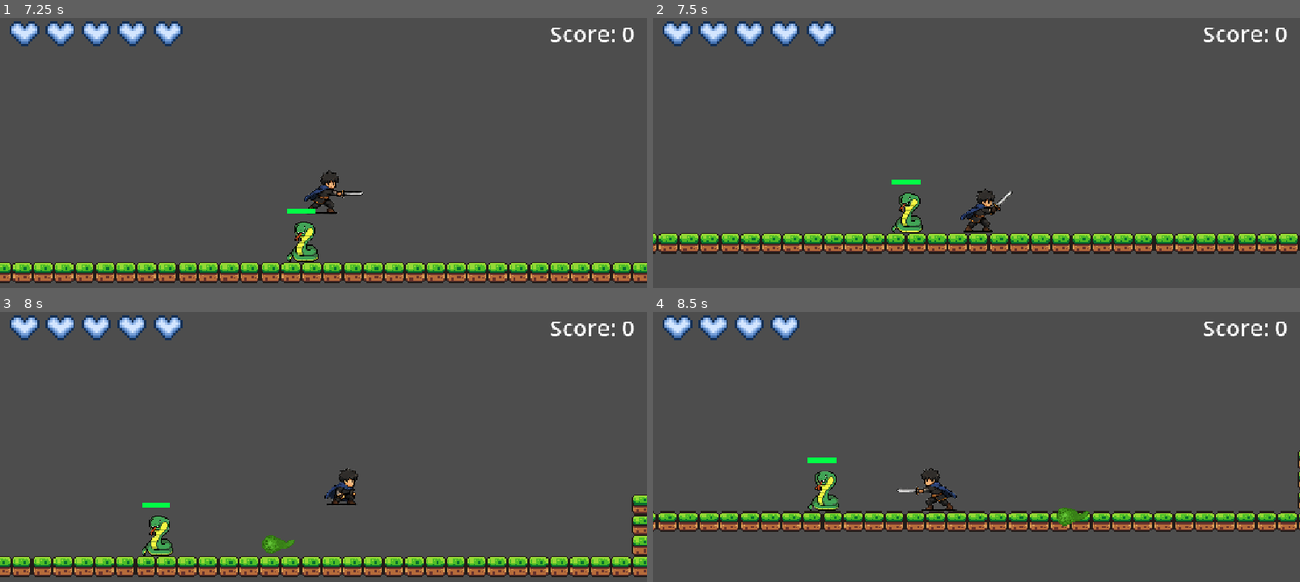
Above: before the commit, frames 1-4 (two rows, left to right).
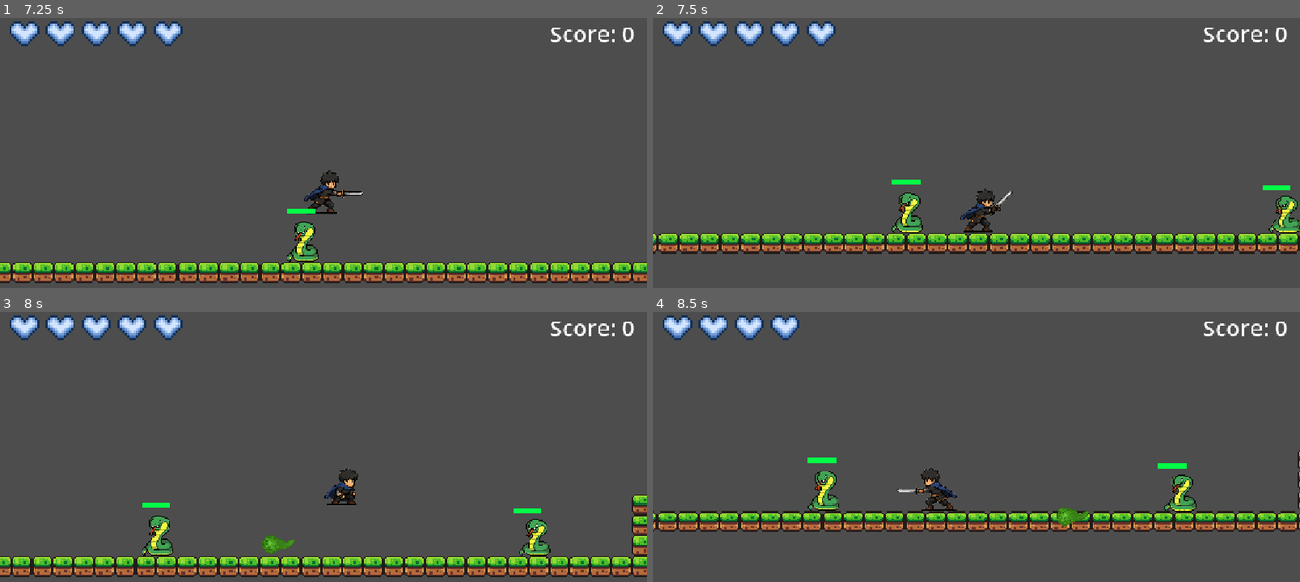
Above: after the commit, the same moments.

Repository: Riel-21/Godot-Game-Project-TCC
Game: Godot game, scene res://Scenes/Testing - Gabriel.tscn
Same seed, same stepped clock (60 frames per second), same inputs: the game is played once before the commit and once after it.
Inputs:
- Up to frame 1 (7.25 s): hold Right (move right) 0.53-2.03 s; tap Q (attack) at 0.6, 1.35, 2.3, 2.85, 3.6, 4.55, 5.1, 5.85, 6.8 s; tap Space (jump) at 0.77, 1.52, 3.02, 3.77, 4.52, 6.02, 6.77 s; hold Left (move left) 2.03-4.28 s; tap F (toggle attack mode) at 2.1, 4.35, 6.6 s; hold Right (move right) from 4.28 s (still down)
- Up to frame 2 (7.5 s): keep holding Right (move right); tap Q (attack) at 7.35 s
- Up to frame 3 (8 s): keep holding Right (move right); tap Space (jump) at 7.52 s
- Up to frame 4 (8.5 s): release Right (move right) at 8.03 s; hold Left (move left) from 8.03 s (still down); tap Q (attack) at 8.1 s

Frame 1 is identical in both runs. In frame 2, 0.5% of the frame differs, in the area x 94-100%, y 61-80%; in frame 3, 0.5%; in frame 4, 0.5%, in the area x 78-84%, y 55-74%.

Commit message:
Made secondary enemy. target player enemy.

Diff:
--- a/Scenes/Testing - Gabriel.tscn
+++ b/Scenes/Testing - Gabriel.tscn
@@ -5,6 +5,7 @@
 [ext_resource type="PackedScene" uid="uid://bvu5xnddp5ug2" path="res://Scenes/tile_map.tscn" id="3_7mymc"]
 [ext_resource type="Texture2D" uid="uid://bta1afmtr8b4b" path="res://Assets/sprites/world_tileset.png" id="4_i7l2i"]
 [ext_resource type="PackedScene" uid="uid://ctqm11ullb5j7" path="res://Scenes/snake - projectile attack.tscn" id="5_o5sls"]
+[ext_resource type="PackedScene" uid="uid://fr6ugj5n6voh" path="res://Scenes/snake - target_player.tscn" id="6_01xm2"]
 
 [sub_resource type="TileSetAtlasSource" id="TileSetAtlasSource_3dryh"]
 texture = ExtResource("4_i7l2i")
@@ -173,3 +174,6 @@
 
 [node name="Snake" parent="." unique_id=1375713619 instance=ExtResource("5_o5sls")]
 position = Vector2(278, 44)
+
+[node name="Snake - Target Player" parent="." unique_id=2111111415 instance=ExtResource("6_01xm2")]
+position = Vector2(582, 27)
--- a/Scenes/snake - target_player.tscn
+++ b/Scenes/snake - target_player.tscn
@@ -1,13 +1,27 @@
 [gd_scene format=3 uid="uid://fr6ugj5n6voh"]
 
 [ext_resource type="Texture2D" uid="uid://bs28ki51js2q3" path="res://Assets/sprites/Snake.PNG" id="1_2hw2b"]
+[ext_resource type="Script" uid="uid://bl5r6csorhhm1" path="res://Scripts/snake_target_player.gd" id="1_gp35k"]
 
 [sub_resource type="RectangleShape2D" id="RectangleShape2D_pk7y5"]
 size = Vector2(17, 28)
 
+[sub_resource type="StyleBoxFlat" id="StyleBoxFlat_2hw2b"]
+bg_color = Color(0.99607843, 0, 0, 1)
+
+[sub_resource type="StyleBoxFlat" id="StyleBoxFlat_gp35k"]
+bg_color = Color(0, 1, 0.27450982, 1)
+
+[sub_resource type="CircleShape2D" id="CircleShape2D_2hw2b"]
+radius = 139.4346
+
+[sub_resource type="RectangleShape2D" id="RectangleShape2D_gp35k"]
+size = Vector2(26, 29)
+
 [node name="Snake - Target Player" type="CharacterBody2D" unique_id=2111111415]
+script = ExtResource("1_gp35k")
 
-[node name="CollisionShape2D" type="CollisionShape2D" parent="." unique_id=880050672]
+[node name="Collision_Hurt" type="CollisionShape2D" parent="." unique_id=880050672]
 z_index = 5
 position = Vector2(1.5, 1)
 shape = SubResource("RectangleShape2D_pk7y5")
@@ -16,10 +30,40 @@
 scale = Vector2(0.041, 0.041)
 texture = ExtResource("1_2hw2b")
 
-[node name="ProgressBar" type="ProgressBar" parent="." unique_id=757126920]
-offset_left = -16.0
-offset_top = -17.0
-offset_right = -12.0
-offset_bottom = 10.0
+[node name="ProgressBar2" type="ProgressBar" parent="." unique_id=560537022]
+z_index = 5
+offset_left = -17.000002
+offset_top = -17.999998
+offset_right = -13.000003
+offset_bottom = 4.000002
+rotation = -1.5728835
+theme_override_styles/background = SubResource("StyleBoxFlat_2hw2b")
+theme_override_styles/fill = SubResource("StyleBoxFlat_gp35k")
+max_value = 30.0
+value = 30.0
+fill_mode = 2
+show_percentage = false
+
+[node name="DetectionArea" type="Area2D" parent="." unique_id=1708812821]
+position = Vector2(-16, -17)
 rotation = -1.5797085
-show_percentage = false
+collision_layer = 0
+collision_mask = 2
+
+[node name="Collision_DA" type="CollisionShape2D" parent="DetectionArea" unique_id=1907705984]
+position = Vector2(-21.15067, 16.812172)
+shape = SubResource("CircleShape2D_2hw2b")
+debug_color = Color(0.62958336, 0.52514106, 0.21060249, 0.41960785)
+
+[node name="Hitbox_attack" type="Area2D" parent="." unique_id=1258262214]
+collision_layer = 0
+collision_mask = 2
+
+[node name="Collision_HBA" type="CollisionShape2D" parent="Hitbox_attack" unique_id=2011511481]
+position = Vector2(0, 0.5)
+shape = SubResource("RectangleShape2D_gp35k")
+debug_color = Color(0.9999998, 0.015267339, 0.029454479, 0.41960785)
+
+[connection signal="body_entered" from="DetectionArea" to="." method="_on_detection_area_body_entered"]
+[connection signal="body_exited" from="DetectionArea" to="." method="_on_detection_area_body_exited"]
+[connection signal="body_entered" from="Hitbox_attack" to="." method="_on_hitbox_attack_body_entered"]
--- /dev/null
+++ b/Scripts/snake_target_player.gd
@@ -0,0 +1,68 @@
+extends CharacterBody2D
+
+@export var speed: float = 80.0
+@export var damage_amount: int = 1
+
+const MAX_HEALTH = 30
+var health = MAX_HEALTH
+
+@onready var health_bar: ProgressBar = $ProgressBar2
+
+var player: Node2D = null
+
+
+func _ready() -> void:
+	if health_bar:
+		health_bar.min_value = 0
+		health_bar.max_value = MAX_HEALTH
+		health_bar.value = MAX_HEALTH
+		health_bar.show()
+
+
+func _physics_process(delta: float) -> void:
+	# 1. Apply gravity
+	if not is_on_floor():
+		velocity += get_gravity() * delta
+
+	# 2. Chase the player if detected
+	if is_instance_valid(player):
+		var direction_x = player.global_position.x - global_position.x
+
+		if direction_x < 0:
+			velocity.x = -speed
+		elif direction_x > 0:
+			velocity.x = speed
+	else:
+		velocity.x = 0
+
+	# 3. Apply movement
+	move_and_slide()
+
+
+func take_damage(amount: int) -> void:
+	health -= amount
+	health = clamp(health, 0, MAX_HEALTH)
+	if health_bar:
+		health_bar.value = health
+
+	if health <= 0:
+		if Engine.has_singleton("ScoreManager") or get_tree().root.has_node("ScoreManager"):
+			ScoreManager.add_score(5)
+		queue_free()
+
+
+# Signals for DetectionArea
+func _on_detection_area_body_entered(body: Node2D) -> void:
+	if body.is_in_group("player") or body.is_in_group("Player"):
+		player = body
+
+
+func _on_detection_area_body_exited(body: Node2D) -> void:
+	if body == player:
+		player = null
+
+# Signals for Hitbox_attack
+func _on_hitbox_attack_body_entered(body: Node2D) -> void:
+	if body.is_in_group("player") or body.is_in_group("Player"):
+		if body.has_method("take_damage"):
+			body.take_damage() # Removed damage_amount to match Player script!
Not shown, added: Scripts/snake_target_player.gd.uid
